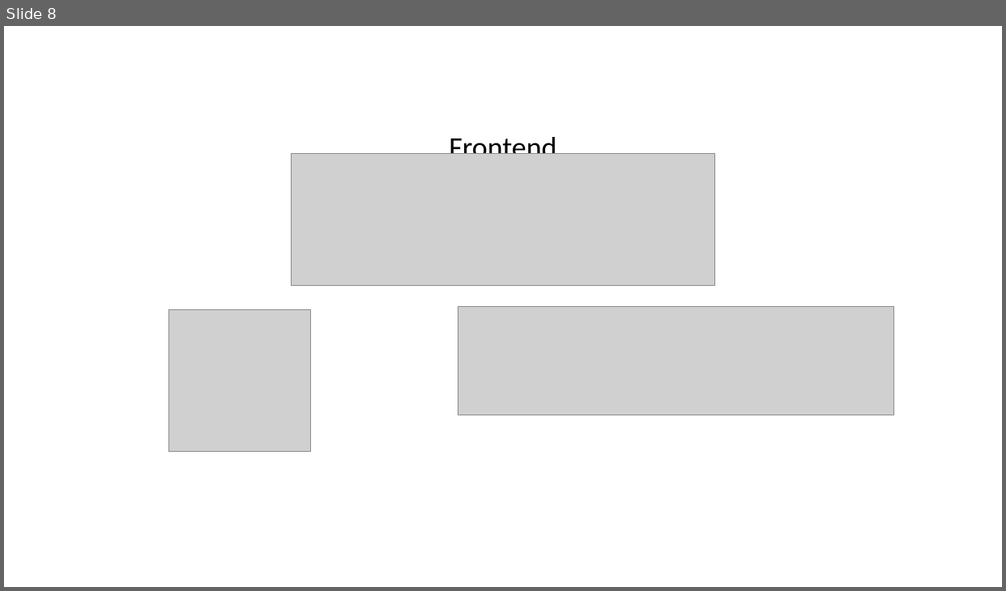
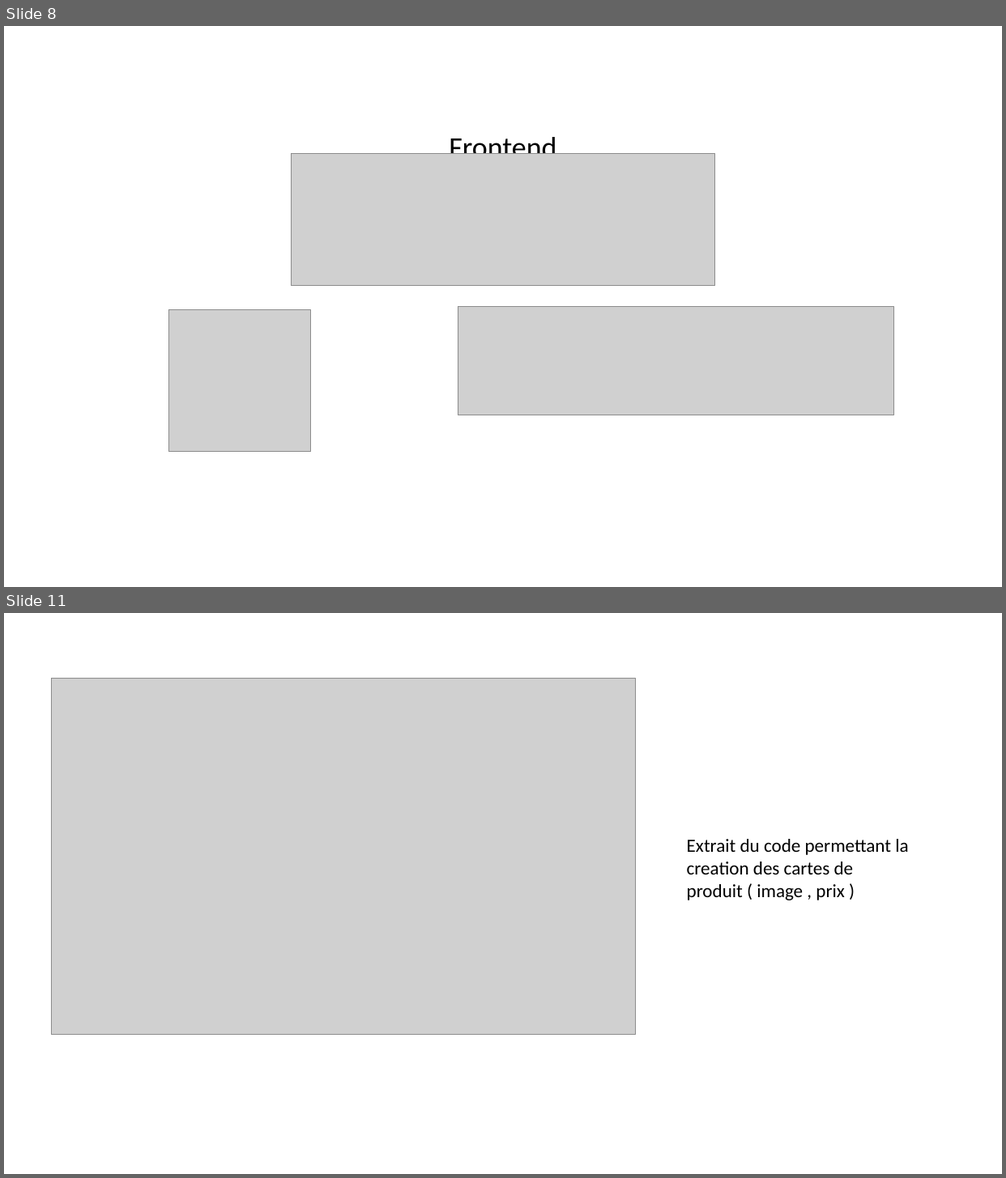
Before and after one commit to Soosuukee/shopcartfinal, a slide deck: SHOPCART.pptx. Shown one above the other, each under a label of ours: slide 8 before the commit, slides 8 and 11 after it; the slides between them are not shown. The pictures are 1006x591 and 1006x1178 pixels, drawn with LibreOffice and Linux fonts; fonts in the diff are those of the drawing; grey boxes stand for pictures. Boxes give left, top, right and bottom in pixels: in the first picture for what was removed or moved away, otherwise in the second. Text is boxed around its words. In the diff, an @@ line names an element or a change of style, - is before the commit and + after.

```diff
--- a/SHOPCART.pptx
+++ b/SHOPCART.pptx
@@ slide 11 added at (x1=4, y1=613, x2=1002, y2=1174), background #FFFFFF @@
@@ picture added at (x1=51, y1=678, x2=636, y2=1034) @@
@@ text added at (x1=687, y1=839, x2=908, y2=901), 18 pt, text #000000 @@
+Extrait du code permettant la creation des cartes de produit ( image , prix )
```
Also in this commit, not shown: 1 slide changed, 11 other slides added, 45 other files.
